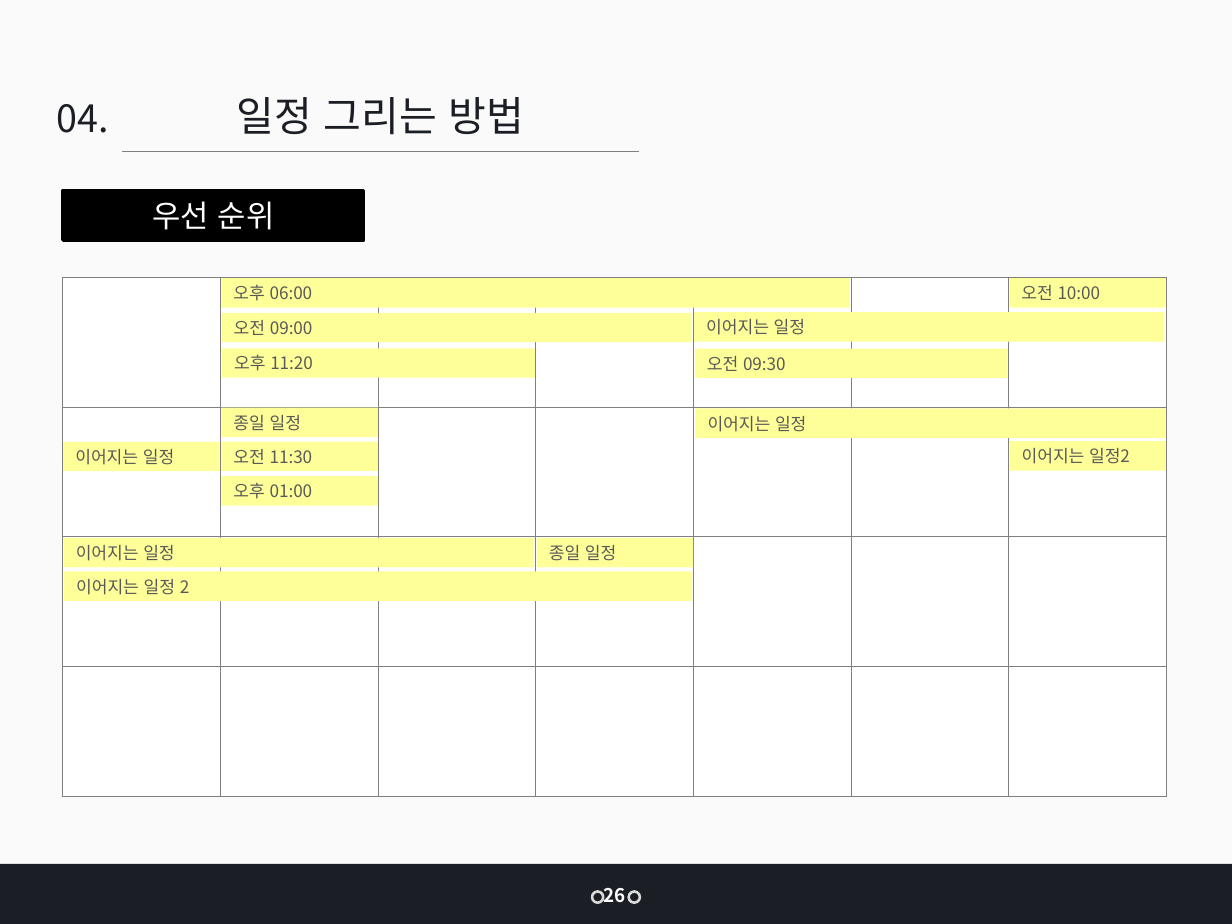
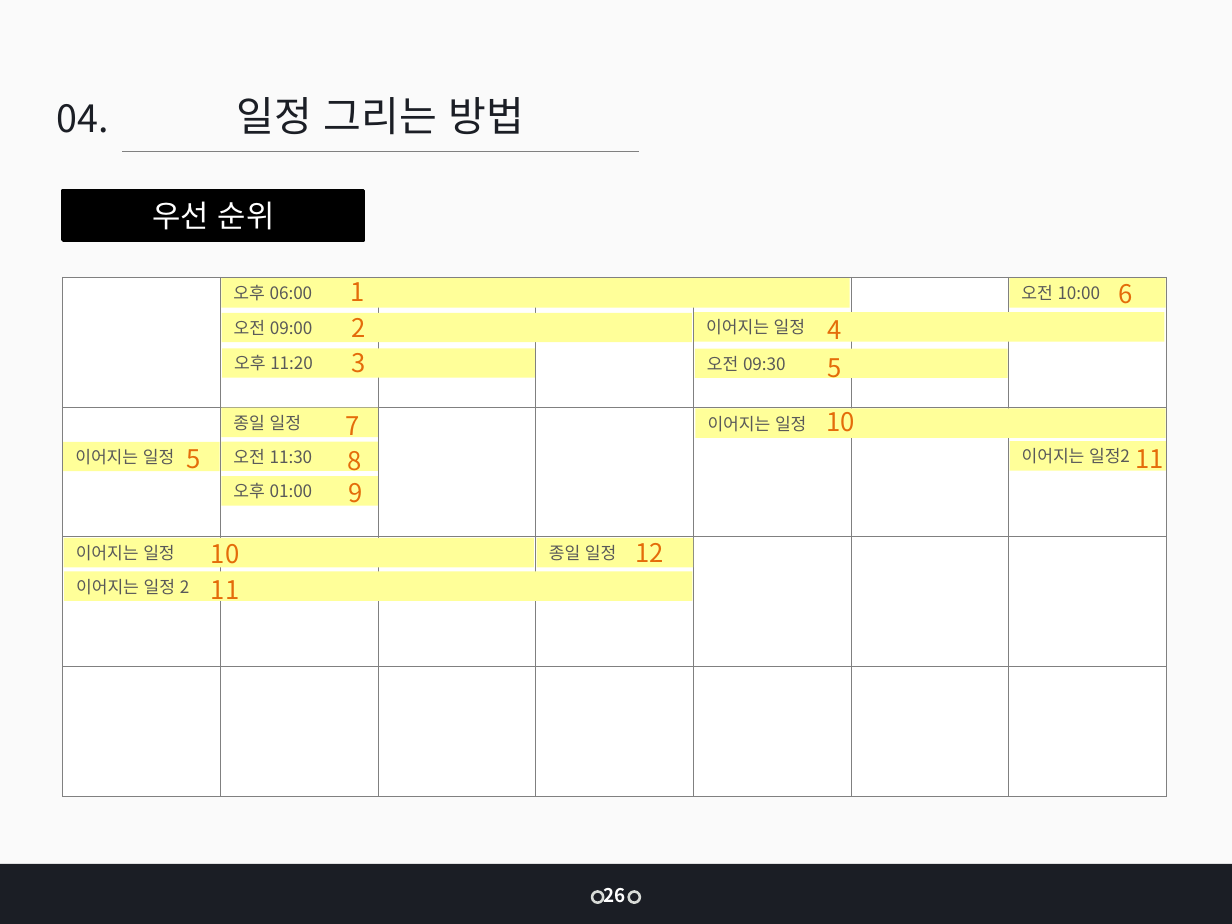
Before and after one commit to jangys/calendarProjectDocument, a slide deck: slide 27 of 인턴 중간 발표 1차_장연수.pptx. Drawn at 1232x924 pixels with LibreOffice and Linux fonts; fonts in the diff are those of the drawing. Boxes give left, top, right and bottom in pixels: in the first picture for what was removed or moved away, otherwise in the second. Text is boxed around its words. In the diff, an @@ line names an element or a change of style, - is before the commit and + after.

```diff
--- a/인턴 중간 발표 1차_장연수.pptx
+++ b/인턴 중간 발표 1차_장연수.pptx
@@ text added at (351,275,365,301), 15 pt, text #E46C0A @@
+1
@@ text added at (1118,276,1132,309), 15 pt, text #E46C0A @@
+6
@@ text added at (352,311,366,344), 15 pt, text #E46C0A @@
+2
@@ text added at (827,320,841,346), 15 pt, text #E46C0A @@
+4
@@ text added at (352,346,366,379), 15 pt, text #E46C0A @@
+3
@@ text added at (827,358,841,384), 15 pt, text #E46C0A @@
+5
@@ text added at (345,416,359,442), 15 pt, text #E46C0A @@
+7
@@ text added at (827,405,855,432), 15 pt, text #E46C0A @@
+10
@@ text added at (186,449,200,475), 15 pt, text #E46C0A @@
+5
@@ text added at (1135,449,1163,475), 15 pt, text #E46C0A @@
+11
@@ text added at (348,451,362,476), 15 pt, text #E46C0A @@
+8
@@ text added at (349,475,363,508), 15 pt, text #E46C0A @@
+9
@@ text added at (211,536,239,569), 15 pt, text #E46C0A @@
+10
@@ text added at (635,536,663,569), 15 pt, text #E46C0A @@
+12
@@ text added at (211,580,239,606), 15 pt, text #E46C0A @@
+11
```
Also in this commit, not shown: 4 other files.
